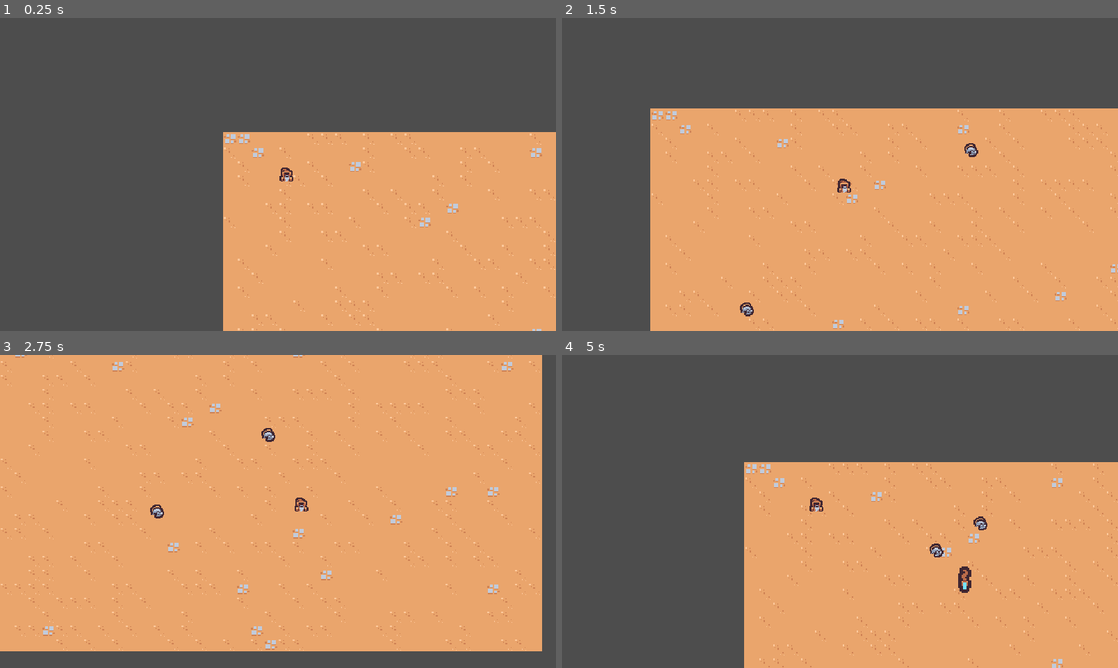
Above: before the commit, frames 1-4 (two rows, left to right).
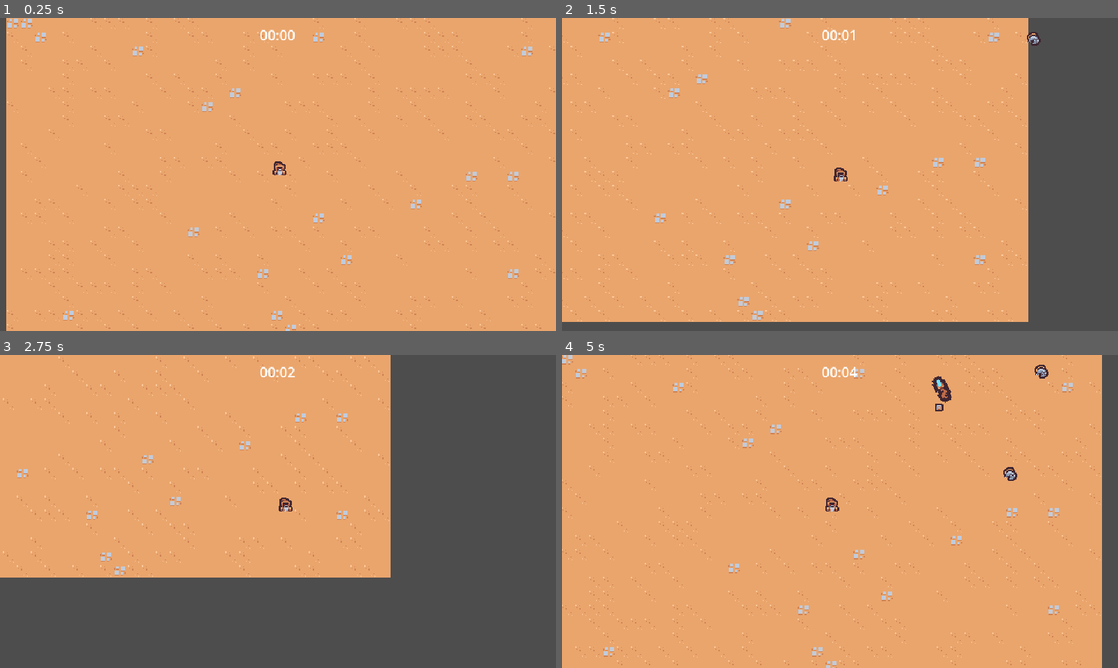
Above: after the commit, the same moments.

Repository: joaogojr/First-Godot-Game
Game: Godot game, scene res://scenes/main/main.tscn
Same seed, same stepped clock (60 frames per second), same inputs: the game is played once before the commit and once after it.
Inputs:
- Up to frame 1 (0.25 s): no input
- Up to frame 2 (1.5 s): hold D (move_right) 0.53-1.28 s; hold S (move_down) from 1.28 s (still down)
- Up to frame 3 (2.75 s): release S (move_down) at 2.03 s; hold D (move_right) from 2.03 s (still down)
- Up to frame 4 (5 s): release D (move_right) at 2.78 s; hold W (move_up) 2.78-3.53 s; hold A (move_left) from 3.53 s (still down)

The runs differ from the first frame. In frame 1, 63% of the frame differs, in the area x 1-100%, y 0-100%; in frame 2, 51%; in frame 3, 45%; in frame 4, 59%.

Commit message:
checkpoint

Diff:
--- a/project.godot
+++ b/project.godot
@@ -14,6 +14,14 @@
 run/main_scene="uid://ehqnm4qcsb1b"
 config/features=PackedStringArray("4.5", "Forward Plus")
 config/icon="res://icon.svg"
+
+[autoload]
+
+GameEvents="*res://scenes/autoload/game_events.tscn"
+
+[debug]
+
+gdscript/warnings/unused_parameter=0
 
 [display]
 
@@ -50,6 +58,14 @@
 ]
 }
 
+[layer_names]
+
+2d_physics/layer_1="Terrain"
+2d_physics/layer_2="Player"
+2d_physics/layer_3="Enemy"
+2d_physics/layer_4="EnemyCollision"
+2d_physics/layer_5="PlayerPickup"
+
 [rendering]
 
 textures/canvas_textures/default_texture_filter=0
--- a/scenes/ability/staff_ability_controller/staff_ability_controller.gd
+++ b/scenes/ability/staff_ability_controller/staff_ability_controller.gd
@@ -32,3 +32,8 @@
 	var staff_instance = staff_ability.instantiate() as Node2D
 	player.get_parent().add_child(staff_instance)
 	staff_instance.global_position = enemies[0].global_position
+	staff_instance.global_position += Vector2.RIGHT.rotated(randf_range(0, TAU)) * 4
+
+
+	var enemy_direction = enemies[0].global_position - staff_instance.global_position
+	staff_instance.rotation = enemy_direction.angle()
--- a/scenes/ability/staff_basic_ability/staff_basic_ability.tscn
+++ b/scenes/ability/staff_basic_ability/staff_basic_ability.tscn
@@ -1,6 +1,45 @@
-[gd_scene load_steps=5 format=3 uid="uid://bhjmavwa5o2if"]
+[gd_scene load_steps=6 format=3 uid="uid://bhjmavwa5o2if"]
 
 [ext_resource type="Texture2D" uid="uid://8if361hfbehr" path="res://scenes/ability/staff_basic_ability/staff.png" id="1_ufjda"]
+
+[sub_resource type="Animation" id="Animation_rw42a"]
+length = 0.001
+tracks/0/type = "value"
+tracks/0/imported = false
+tracks/0/enabled = true
+tracks/0/path = NodePath("Sprite2D:rotation")
+tracks/0/interp = 1
+tracks/0/loop_wrap = true
+tracks/0/keys = {
+"times": PackedFloat32Array(0),
+"transitions": PackedFloat32Array(1),
+"update": 0,
+"values": [0.0]
+}
+tracks/1/type = "value"
+tracks/1/imported = false
+tracks/1/enabled = true
+tracks/1/path = NodePath("Sprite2D:scale")
+tracks/1/interp = 1
+tracks/1/loop_wrap = true
+tracks/1/keys = {
+"times": PackedFloat32Array(0),
+"transitions": PackedFloat32Array(1),
+"update": 0,
+"values": [Vector2(1, 1)]
+}
+tracks/2/type = "value"
+tracks/2/imported = false
+tracks/2/enabled = true
+tracks/2/path = NodePath("Area2D/CollisionShape2D:disabled")
+tracks/2/interp = 1
+tracks/2/loop_wrap = true
+tracks/2/keys = {
+"times": PackedFloat32Array(0),
+"transitions": PackedFloat32Array(1),
+"update": 1,
+"values": [true]
+}
 
 [sub_resource type="Animation" id="Animation_y0yoo"]
 resource_name = "swing"
@@ -44,32 +83,17 @@
 "method": &"queue_free"
 }]
 }
-
-[sub_resource type="Animation" id="Animation_rw42a"]
-length = 0.001
-tracks/0/type = "value"
-tracks/0/imported = false
-tracks/0/enabled = true
-tracks/0/path = NodePath("Sprite2D:rotation")
-tracks/0/interp = 1
-tracks/0/loop_wrap = true
-tracks/0/keys = {
-"times": PackedFloat32Array(0),
-"transitions": PackedFloat32Array(1),
-"update": 0,
-"values": [0.0]
-}
-tracks/1/type = "value"
-tracks/1/imported = false
-tracks/1/enabled = true
-tracks/1/path = NodePath("Sprite2D:scale")
-tracks/1/interp = 1
-tracks/1/loop_wrap = true
-tracks/1/keys = {
-"times": PackedFloat32Array(0),
-"transitions": PackedFloat32Array(1),
-"update": 0,
-"values": [Vector2(1, 1)]
+tracks/3/type = "value"
+tracks/3/imported = false
+tracks/3/enabled = true
+tracks/3/path = NodePath("Area2D/CollisionShape2D:disabled")
+tracks/3/interp = 1
+tracks/3/loop_wrap = true
+tracks/3/keys = {
+"times": PackedFloat32Array(0, 0.19908778, 0.41099238),
+"transitions": PackedFloat32Array(1, 1, 1),
+"update": 1,
+"values": [true, false, true]
 }
 
 [sub_resource type="AnimationLibrary" id="AnimationLibrary_tykal"]
@@ -77,6 +101,9 @@
 &"RESET": SubResource("Animation_rw42a"),
 &"swing": SubResource("Animation_y0yoo")
 }
+
+[sub_resource type="RectangleShape2D" id="RectangleShape2D_y0yoo"]
+size = Vector2(26, 40)
 
 [node name="StaffBasicAbility" type="Node2D"]
 
@@ -89,3 +116,12 @@
 [node name="Sprite2D" type="Sprite2D" parent="."]
 texture = ExtResource("1_ufjda")
 offset = Vector2(0, -6)
+
+[node name="Area2D" type="Area2D" parent="."]
+collision_layer = 4
+collision_mask = 0
+
+[node name="CollisionShape2D" type="CollisionShape2D" parent="Area2D"]
+position = Vector2(13, 0)
+shape = SubResource("RectangleShape2D_y0yoo")
+disabled = true
--- /dev/null
+++ b/scenes/autoload/game_events.gd
@@ -0,0 +1,8 @@
+extends Node
+
+signal experience_collected(number: float)
+
+
+
+func emit_experience_collected(number: float):
+	experience_collected.emit(number)
--- /dev/null
+++ b/scenes/autoload/game_events.tscn
@@ -0,0 +1,6 @@
+[gd_scene load_steps=2 format=3 uid="uid://d2whop8127j1y"]
+
+[ext_resource type="Script" uid="uid://idcv3iwcrnyc" path="res://scenes/autoload/game_events.gd" id="1_4uhj7"]
+
+[node name="GameEvents" type="Node"]
+script = ExtResource("1_4uhj7")
--- a/scenes/basic_enemy/basic_enemy.tscn
+++ /dev/null
@@ -1,18 +0,0 @@
-[gd_scene load_steps=4 format=3 uid="uid://c0x6itvi4r3yr"]
-
-[ext_resource type="Script" uid="uid://ddpk84bf05xje" path="res://scenes/basic_enemy/basic_enemy.gd" id="1_gxg7h"]
-[ext_resource type="Texture2D" uid="uid://7tqe63ufcaw8" path="res://scenes/basic_enemy/basic_enemy.png" id="2_xrbw7"]
-
-[sub_resource type="CircleShape2D" id="CircleShape2D_qrggj"]
-radius = 5.0
-
-[node name="BasicEnemy" type="CharacterBody2D" groups=["enemy"]]
-script = ExtResource("1_gxg7h")
-
-[node name="Sprite2D" type="Sprite2D" parent="."]
-texture = ExtResource("2_xrbw7")
-offset = Vector2(0, -4)
-
-[node name="CollisionShape2D" type="CollisionShape2D" parent="."]
-position = Vector2(0, -5)
-shape = SubResource("CircleShape2D_qrggj")
--- /dev/null
+++ b/scenes/component/experience_drop_component.gd
@@ -0,0 +1,20 @@
+extends Node
+
+@export_range(0, 1) var drop_percent: float = .5
+@export var experience_scene: PackedScene
+@export var health_component: Node
+
+func _ready() -> void:
+	(health_component as HealthComponent).died.connect(on_died)
+
+
+func on_died():
+	if randf() > drop_percent: return
+	#assert(randf() <= drop_percent, "DropPercentError")
+	assert(experience_scene != null, "Vial null")
+	assert(owner is Node2D, "Owner is not a Node2D")
+
+	var spawn_position = (owner as Node2D).global_position
+	var experience_instance = experience_scene.instantiate() as Node2D
+	owner.get_parent().add_child(experience_instance)
+	experience_instance.global_position = spawn_position
--- /dev/null
+++ b/scenes/component/experience_drop_component.tscn
@@ -0,0 +1,8 @@
+[gd_scene load_steps=3 format=3 uid="uid://ba26dlalsoql7"]
+
+[ext_resource type="Script" uid="uid://dvnqbkoknantm" path="res://scenes/component/experience_drop_component.gd" id="1_73o02"]
+[ext_resource type="PackedScene" uid="uid://cc5btt621ieuv" path="res://scenes/game_object/experience/experience.tscn" id="2_kdvhp"]
+
+[node name="ExperienceDropComponent" type="Node"]
+script = ExtResource("1_73o02")
+experience_scene = ExtResource("2_kdvhp")
--- /dev/null
+++ b/scenes/component/health_component.gd
@@ -0,0 +1,19 @@
+extends Node
+class_name HealthComponent
+
+signal died
+
+@export var max_health: float = 10
+var current_health
+
+func _ready() -> void:
+	current_health = max_health
+
+func damage(damage_amount: float):
+	current_health = max(current_health - damage_amount, 0)
+	Callable(check_death).call_deferred()
+
+func check_death():
+	if current_health == 0:
+		died.emit()
+		owner.queue_free()
--- /dev/null
+++ b/scenes/component/health_component.tscn
@@ -0,0 +1,6 @@
+[gd_scene load_steps=2 format=3 uid="uid://b6wh5ihoovd1f"]
+
+[ext_resource type="Script" uid="uid://cdlwxa3bnx1j2" path="res://scenes/component/health_component.gd" id="1_sa7ac"]
+
+[node name="HealthComponent" type="Node"]
+script = ExtResource("1_sa7ac")
--- a/scenes/basic_enemy/basic_enemy.gd
+++ b/scenes/game_object/basic_enemy/basic_enemy.gd
@@ -1,10 +1,12 @@
 extends CharacterBody2D
 
-const MAX_SPEED = 75
+const MAX_SPEED = 45
+
+@onready var health_component: HealthComponent = $HealthComponent
 
 # Called when the node enters the scene tree for the first time.
 func _ready() -> void:
-	pass # Replace with function body.
+	$Area2D.area_entered.connect(on_area_entered)
 
 
 # Called every frame. 'delta' is the elapsed time since the previous frame.
@@ -18,3 +20,7 @@
 	var player_node = get_tree().get_first_node_in_group("player")
 	if player_node != null:
 		return (player_node.global_position - global_position).normalized()
+
+
+func on_area_entered(other_area: Area2D):
+	health_component.damage(100)
--- /dev/null
+++ b/scenes/game_object/basic_enemy/basic_enemy.tscn
@@ -0,0 +1,39 @@
+[gd_scene load_steps=7 format=3 uid="uid://c0x6itvi4r3yr"]
+
+[ext_resource type="Script" uid="uid://ddpk84bf05xje" path="res://scenes/game_object/basic_enemy/basic_enemy.gd" id="1_gxg7h"]
+[ext_resource type="PackedScene" uid="uid://b6wh5ihoovd1f" path="res://scenes/component/health_component.tscn" id="2_isd1k"]
+[ext_resource type="Texture2D" uid="uid://7tqe63ufcaw8" path="res://scenes/game_object/basic_enemy/basic_enemy.png" id="2_xrbw7"]
+[ext_resource type="PackedScene" uid="uid://ba26dlalsoql7" path="res://scenes/component/experience_drop_component.tscn" id="3_pcrk2"]
+
+[sub_resource type="CircleShape2D" id="CircleShape2D_gxg7h"]
+radius = 12.0
+
+[sub_resource type="CircleShape2D" id="CircleShape2D_qrggj"]
+radius = 5.0
+
+[node name="BasicEnemy" type="CharacterBody2D" groups=["enemy"]]
+collision_layer = 8
+collision_mask = 9
+motion_mode = 1
+script = ExtResource("1_gxg7h")
+
+[node name="HealthComponent" parent="." instance=ExtResource("2_isd1k")]
+
+[node name="ExperienceDropComponent" parent="." node_paths=PackedStringArray("health_component") instance=ExtResource("3_pcrk2")]
+health_component = NodePath("../HealthComponent")
+
+[node name="Area2D" type="Area2D" parent="."]
+collision_layer = 0
+collision_mask = 4
+
+[node name="CollisionShape2D" type="CollisionShape2D" parent="Area2D"]
+position = Vector2(0, -5)
+shape = SubResource("CircleShape2D_gxg7h")
+
+[node name="Sprite2D" type="Sprite2D" parent="."]
+texture = ExtResource("2_xrbw7")
+offset = Vector2(0, -4)
+
+[node name="CollisionShape2D" type="CollisionShape2D" parent="."]
+position = Vector2(0, -5)
+shape = SubResource("CircleShape2D_qrggj")
--- /dev/null
+++ b/scenes/game_object/experience/experience.gd
@@ -0,0 +1,10 @@
+extends Node2D
+
+
+# Called when the node enters the scene tree for the first time.
+func _ready() -> void:
+	$Area2D.area_entered.connect(on_area_entered)
+
+func on_area_entered(other_area: Area2D):
+	GameEvents.emit_experience_collected(1)
+	queue_free()
--- /dev/null
+++ b/scenes/game_object/experience/experience.tscn
@@ -0,0 +1,21 @@
+[gd_scene load_steps=4 format=3 uid="uid://cc5btt621ieuv"]
+
+[ext_resource type="Script" uid="uid://dkwg2cbmlshtd" path="res://scenes/game_object/experience/experience.gd" id="1_j8s75"]
+[ext_resource type="Texture2D" uid="uid://i2gbystb81yk" path="res://scenes/game_object/experience/experience.png" id="2_j8s75"]
+
+[sub_resource type="CircleShape2D" id="CircleShape2D_yuuq8"]
+radius = 15.033297
+
+[node name="Experience" type="Node2D"]
+script = ExtResource("1_j8s75")
+
+[node name="Area2D" type="Area2D" parent="."]
+collision_layer = 0
+collision_mask = 16
+
+[node name="CollisionShape2D" type="CollisionShape2D" parent="Area2D"]
+shape = SubResource("CircleShape2D_yuuq8")
+
+[node name="Sprite2D" type="Sprite2D" parent="."]
+scale = Vector2(0.921875, 0.921875)
+texture = ExtResource("2_j8s75")
--- a/scenes/game_camera/game_camera.gd
+++ b/scenes/game_object/game_camera/game_camera.gd
@@ -10,7 +10,7 @@
 # Called every frame. 'delta' is the elapsed time since the previous frame.
 func _process(delta: float) -> void:
 	aquire_target()
-	global_position = global_position.lerp(target_position, 1.0 - exp(-delta * 8))
+	global_position = global_position.lerp(target_position, 1.0 - exp(-delta * 20))
 
 
 func aquire_target():
--- a/scenes/game_camera/game_camera.tscn
+++ b/scenes/game_object/game_camera/game_camera.tscn
@@ -1,6 +1,6 @@
 [gd_scene load_steps=2 format=3 uid="uid://cp5xae0yyw3a3"]
 
-[ext_resource type="Script" uid="uid://hkoqnucs0a4h" path="res://scenes/game_camera/game_camera.gd" id="1_17y56"]
+[ext_resource type="Script" uid="uid://hkoqnucs0a4h" path="res://scenes/game_object/game_camera/game_camera.gd" id="1_17y56"]
 
 [node name="GameCamera" type="Camera2D"]
 script = ExtResource("1_17y56")
--- a/scenes/player/player.gd
+++ b/scenes/game_object/player/player.gd
@@ -1,7 +1,8 @@
 extends CharacterBody2D
 
 
-const MAX_SPEED = 200
+const MAX_SPEED = 145
+const ACCELERATION_SMOOTHING = 18
 
 
 # Called when the node enters the scene tree for the first time.
@@ -13,12 +14,14 @@
 func _process(delta: float) -> void:
 	var movement_vector = get_movement_vector()
 	var direction = movement_vector.normalized()
-	velocity = direction * MAX_SPEED
+	var target_velocity = direction * MAX_SPEED
+
+	velocity = velocity.lerp(target_velocity, 1 - exp(-delta * ACCELERATION_SMOOTHING))
 	move_and_slide()
 
 
 func get_movement_vector():
-	var movement_vector = Vector2.ZERO
+	#var movement_vector = Vector2.ZERO
 
 	var x_movement = Input.get_action_strength("move_right") - Input.get_action_strength("move_left")
 	var y_movement = Input.get_action_strength("move_down") - Input.get_action_strength("move_up")
--- a/scenes/player/player.tscn
+++ b/scenes/game_object/player/player.tscn
@@ -1,19 +1,32 @@
-[gd_scene load_steps=5 format=3 uid="uid://b3wfxb47tlwtn"]
+[gd_scene load_steps=6 format=3 uid="uid://b3wfxb47tlwtn"]
 
-[ext_resource type="Script" uid="uid://c23er5pwk3r3e" path="res://scenes/player/player.gd" id="1_dovo2"]
-[ext_resource type="Texture2D" uid="uid://pb31j6q7ufqi" path="res://scenes/player/player.png" id="2_gmlin"]
+[ext_resource type="Script" uid="uid://c23er5pwk3r3e" path="res://scenes/game_object/player/player.gd" id="1_dovo2"]
+[ext_resource type="Texture2D" uid="uid://pb31j6q7ufqi" path="res://scenes/game_object/player/player.png" id="2_gmlin"]
 [ext_resource type="PackedScene" uid="uid://cssdj5q3yh01p" path="res://scenes/ability/staff_ability_controller/staff_ability_controller.tscn" id="2_lvxji"]
+
+[sub_resource type="CircleShape2D" id="CircleShape2D_s3670"]
+radius = 31.0
 
 [sub_resource type="CircleShape2D" id="CircleShape2D_lvxji"]
 radius = 5.0
 
 [node name="player" type="CharacterBody2D" groups=["player"]]
 collision_layer = 0
+collision_mask = 9
+motion_mode = 1
 script = ExtResource("1_dovo2")
 
 [node name="AbilityManager" type="Node" parent="."]
 
 [node name="StaffAbilityController" parent="AbilityManager" instance=ExtResource("2_lvxji")]
+
+[node name="Area2D" type="Area2D" parent="."]
+collision_layer = 16
+collision_mask = 0
+
+[node name="CollisionShape2D" type="CollisionShape2D" parent="Area2D"]
+position = Vector2(0, -5)
+shape = SubResource("CircleShape2D_s3670")
 
 [node name="Sprite2D" type="Sprite2D" parent="."]
 position = Vector2(0, -8)
--- a/scenes/main/main.tscn
+++ b/scenes/main/main.tscn
@@ -1,11 +1,23 @@
-[gd_scene load_steps=5 format=4 uid="uid://ehqnm4qcsb1b"]
+[gd_scene load_steps=8 format=4 uid="uid://ehqnm4qcsb1b"]
 
-[ext_resource type="PackedScene" uid="uid://b3wfxb47tlwtn" path="res://scenes/player/player.tscn" id="1_hyk8p"]
+[ext_resource type="PackedScene" uid="uid://cxsahq0u63xw0" path="res://scenes/ui/arena_time_ui.tscn" id="1_6q06x"]
+[ext_resource type="PackedScene" uid="uid://b3wfxb47tlwtn" path="res://scenes/game_object/player/player.tscn" id="1_hyk8p"]
 [ext_resource type="TileSet" uid="uid://bimogvkigbnsx" path="res://resources/tileset.tres" id="1_iuonh"]
-[ext_resource type="PackedScene" uid="uid://cp5xae0yyw3a3" path="res://scenes/game_camera/game_camera.tscn" id="1_k2fmo"]
-[ext_resource type="PackedScene" uid="uid://c0x6itvi4r3yr" path="res://scenes/basic_enemy/basic_enemy.tscn" id="4_l3cfh"]
+[ext_resource type="PackedScene" uid="uid://cp5xae0yyw3a3" path="res://scenes/game_object/game_camera/game_camera.tscn" id="1_k2fmo"]
+[ext_resource type="PackedScene" uid="uid://crbobk7hk3imm" path="res://scenes/manager/arena_time_manager.tscn" id="2_ow5a4"]
+[ext_resource type="PackedScene" uid="uid://cfxksjmgfrdrx" path="res://scenes/manager/enemy_manager.tscn" id="4_l3cfh"]
+[ext_resource type="PackedScene" uid="uid://bocs4jimnd40q" path="res://scenes/manager/experience_manager.tscn" id="4_yyfjg"]
 
 [node name="Main" type="Node"]
+
+[node name="ArenaTimeUI" parent="." node_paths=PackedStringArray("arena_time_manager") instance=ExtResource("1_6q06x")]
+arena_time_manager = NodePath("../ArenaTimeManager")
+
+[node name="ArenaTimeManager" parent="." instance=ExtResource("2_ow5a4")]
+
+[node name="EnemyManager" parent="." instance=ExtResource("4_l3cfh")]
+
+[node name="ExperienceManager" parent="." instance=ExtResource("4_yyfjg")]
 
 [node name="GameCamera" parent="." instance=ExtResource("1_k2fmo")]
 
@@ -14,12 +26,4 @@
 tile_set = ExtResource("1_iuonh")
 
 [node name="player" parent="." instance=ExtResource("1_hyk8p")]
-position = Vector2(73, 57)
-
-[node name="BasicEnemy" parent="." instance=ExtResource("4_l3cfh")]
-position = Vector2(481, 45)
-collision_layer = 0
-
-[node name="BasicEnemy2" parent="." instance=ExtResource("4_l3cfh")]
-position = Vector2(90, 341)
-collision_layer = 0
+position = Vector2(315, 183)
--- /dev/null
+++ b/scenes/manager/arena_time_manager.gd
@@ -0,0 +1,6 @@
+extends Node
+
+@onready var timer = $Timer
+
+func get_time_elapsed():
+	return timer.wait_time - timer.time_left
--- /dev/null
+++ b/scenes/manager/arena_time_manager.tscn
@@ -0,0 +1,11 @@
+[gd_scene load_steps=2 format=3 uid="uid://crbobk7hk3imm"]
+
+[ext_resource type="Script" uid="uid://dsjof3gay0jyt" path="res://scenes/manager/arena_time_manager.gd" id="1_h76kk"]
+
+[node name="ArenaTimeManager" type="Node"]
+script = ExtResource("1_h76kk")
+
+[node name="Timer" type="Timer" parent="."]
+wait_time = 60.0
+one_shot = true
+autostart = true
--- /dev/null
+++ b/scenes/manager/enemy_manager.gd
@@ -0,0 +1,21 @@
+extends Node
+
+const SPAWN_RADIUS = 330
+
+@export var basic_enemy_scene: PackedScene
+
+# Called when the node enters the scene tree for the first time.
+func _ready() -> void:
+	$Timer.timeout.connect(on_timer_timeout)
+
+func on_timer_timeout():
+	var player = get_tree().get_first_node_in_group("player")
+	if player == null:
+		return
+
+	var random_direction = Vector2.RIGHT.rotated(randf_range(0, TAU))
+	var spawn_position = player.global_position + (random_direction * SPAWN_RADIUS)
+
+	var enemy = basic_enemy_scene.instantiate()
+	get_parent().add_child(enemy)
+	enemy.global_position = spawn_position
--- /dev/null
+++ b/scenes/manager/enemy_manager.tscn
@@ -0,0 +1,11 @@
+[gd_scene load_steps=3 format=3 uid="uid://cfxksjmgfrdrx"]
+
+[ext_resource type="Script" uid="uid://31a84imjv4qp" path="res://scenes/manager/enemy_manager.gd" id="1_1w3g6"]
+[ext_resource type="PackedScene" uid="uid://c0x6itvi4r3yr" path="res://scenes/game_object/basic_enemy/basic_enemy.tscn" id="2_bortd"]
+
+[node name="EnemyManager" type="Node"]
+script = ExtResource("1_1w3g6")
+basic_enemy_scene = ExtResource("2_bortd")
+
+[node name="Timer" type="Timer" parent="."]
+autostart = true
--- /dev/null
+++ b/scenes/manager/experience_manager.gd
@@ -0,0 +1,17 @@
+extends Node
+
+var current_experience = 0
+
+
+
+func _ready() -> void:
+	GameEvents.experience_collected.connect(on_experience_collected)
+
+
+func on_experience_collected(number: float):
+	increment_experience(number)
+
+
+func increment_experience(number: float):
+	current_experience += number
+	print(current_experience)
--- /dev/null
+++ b/scenes/manager/experience_manager.tscn
@@ -0,0 +1,6 @@
+[gd_scene load_steps=2 format=3 uid="uid://bocs4jimnd40q"]
+
+[ext_resource type="Script" uid="uid://vd1il24j7qvv" path="res://scenes/manager/experience_manager.gd" id="1_6uta1"]
+
+[node name="ExperienceManager" type="Node"]
+script = ExtResource("1_6uta1")
--- /dev/null
+++ b/scenes/ui/arena_time_ui.gd
@@ -0,0 +1,20 @@
+extends CanvasLayer
+
+@export var arena_time_manager: Node
+@onready var label: Label = %TimerLabel
+
+func _process(delta):
+	if arena_time_manager == null:
+		return
+
+	var time_elapsed = arena_time_manager.get_time_elapsed()
+	if time_elapsed == null:
+		return
+
+	assert(label != null, "label is null")
+	label.text = format_seconds_to_string(time_elapsed)
+
+func format_seconds_to_string(seconds: float):
+	var minutes = floor(seconds / 60)
+	var remaining_seconds = seconds - (minutes * 60)
+	return "%02d:%02d" % [minutes, remaining_seconds]
--- /dev/null
+++ b/scenes/ui/arena_time_ui.tscn
@@ -0,0 +1,22 @@
+[gd_scene load_steps=2 format=3 uid="uid://cxsahq0u63xw0"]
+
+[ext_resource type="Script" uid="uid://cqb38autjm2vk" path="res://scenes/ui/arena_time_ui.gd" id="1_oa7xr"]
+
+[node name="ArenaTimeUI" type="CanvasLayer"]
+script = ExtResource("1_oa7xr")
+
+[node name="MarginContainer" type="MarginContainer" parent="."]
+anchors_preset = 15
+anchor_right = 1.0
+anchor_bottom = 1.0
+grow_horizontal = 2
+grow_vertical = 2
+mouse_filter = 2
+theme_override_constants/margin_top = 8
+
+[node name="TimerLabel" type="Label" parent="MarginContainer"]
+unique_name_in_owner = true
+layout_mode = 2
+size_flags_horizontal = 4
+size_flags_vertical = 0
+text = "00:00"
Not shown, added: scenes/autoload/game_events.gd.uid
Not shown, added: scenes/component/experience_drop_component.gd.uid
Not shown, added: scenes/component/health_component.gd.uid
Renamed: scenes/basic_enemy/basic_enemy.gd.uid -> scenes/game_object/basic_enemy/basic_enemy.gd.uid
Renamed: scenes/basic_enemy/basic_enemy.png -> scenes/game_object/basic_enemy/basic_enemy.png
Not shown, added: scenes/game_object/basic_enemy/basic_enemy.png.import
Not shown, added: scenes/game_object/experience/experience.gd.uid
Binary file added: scenes/game_object/experience/experience.png
Not shown, changed: scenes/game_object/experience/experience.png.import
Renamed: scenes/game_camera/game_camera.gd.uid -> scenes/game_object/game_camera/game_camera.gd.uid
Renamed: scenes/player/player.gd.uid -> scenes/game_object/player/player.gd.uid
Renamed: scenes/player/player.png -> scenes/game_object/player/player.png
(and 5 more such lines)
